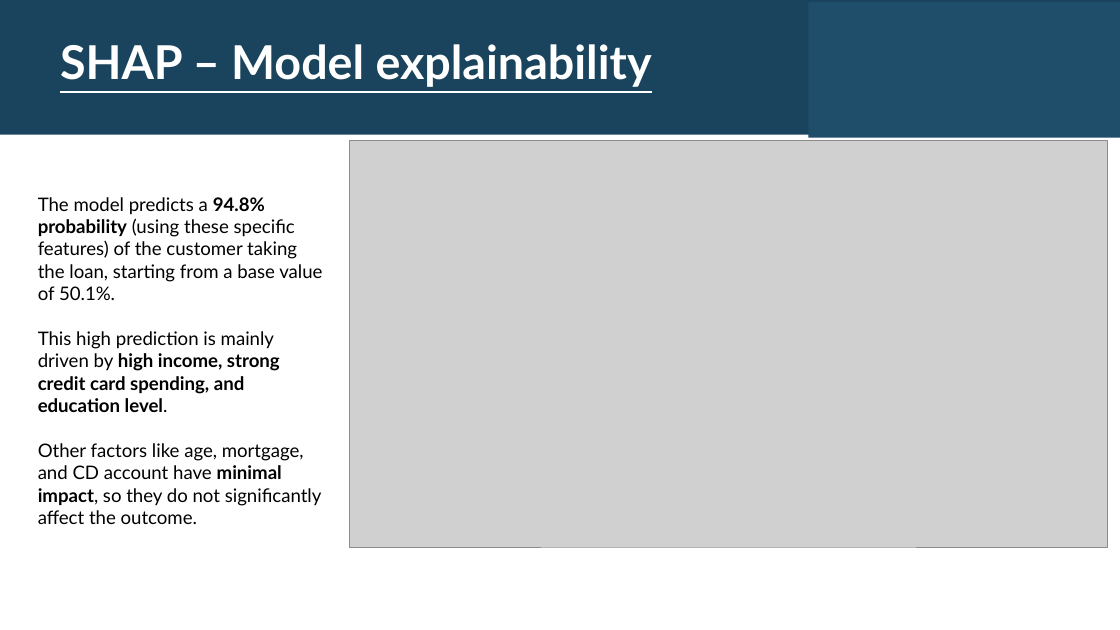
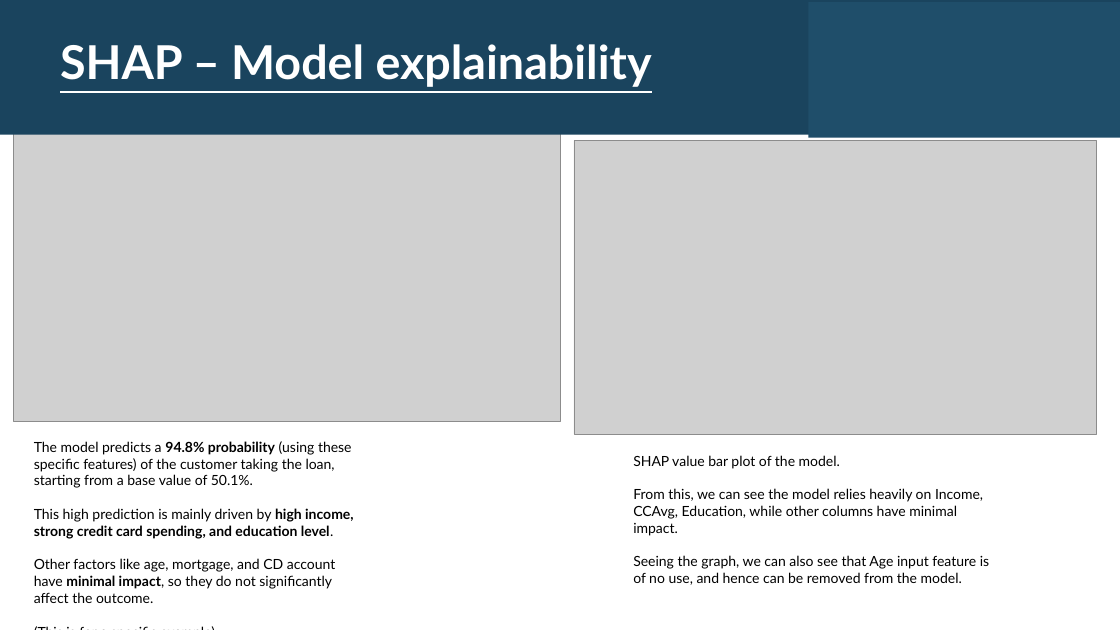
Before and after one commit to Bhavya-Motiyani/Personal-Loan-Classifier, a slide deck: slide 11 of Personal Loan Classifier.pptx. Drawn at 1120x630 pixels with LibreOffice and Linux fonts; fonts in the diff are those of the drawing; grey boxes stand for pictures. Boxes give left, top, right and bottom in pixels: in the first picture for what was removed or moved away, otherwise in the second. Text is boxed around its words. In the diff, an @@ line names an element or a change of style, - is before the commit and + after.

```diff
--- a/Personal Loan Classifier.pptx
+++ b/Personal Loan Classifier.pptx
@@ picture: place and size @@
-picture at (350, 140, 1107, 547)
+picture at (14, 129, 560, 422)
@@ picture added at (574, 140, 1096, 434) @@
@@ text at (34, 441, 354, 603): paragraph added @@
+(This is for a specific example)
@@ text "The model predicts a 94.8% ...": place and size @@
-text "The model predicts a 94.8% ..." at (38, 197, 322, 524)
+text "The model predicts a 94.8% ..." at (34, 441, 354, 603)
@@ text at (34, 441, 354, 603): size 16 to 12 pt @@
@@ text added at (633, 455, 989, 585), 12 pt, text #000000 @@
+SHAP value bar plot of the model.
+From this, we can see the model relies heavily on Income, CCAvg, Education, while other columns have minimal impact.
+Seeing the graph, we can also see that Age input feature is of no use, and hence can be removed from the model.
```
